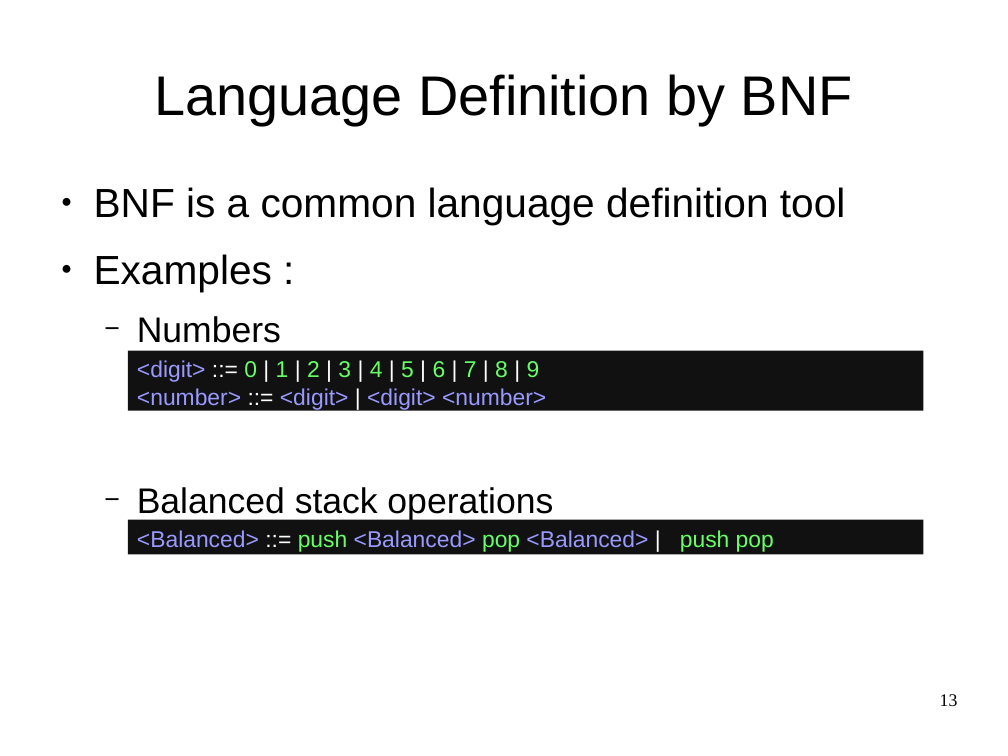
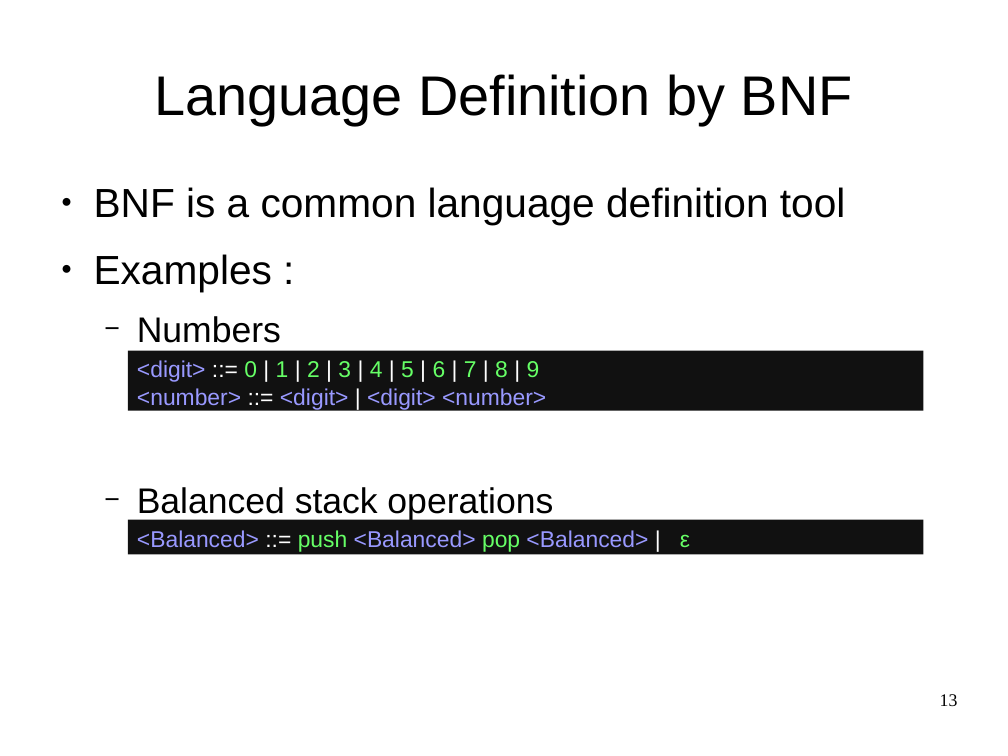
Before and after one commit to OriRoth/fling, a slide deck: slide 13 of Manuscripts/Thesis Seminar/Thesis Seminar.odp. Drawn at 1008x756 pixels with LibreOffice and Linux fonts; fonts in the diff are those of the drawing. Boxes give left, top, right and bottom in pixels: in the first picture for what was removed or moved away, otherwise in the second. Text is boxed around its words. In the diff, an @@ line names an element or a change of style, - is before the commit and + after.

```diff
--- a/Manuscripts/Thesis Seminar/Thesis Seminar.odp
+++ b/Manuscripts/Thesis Seminar/Thesis Seminar.odp
@@ text in rectangle at box(137, 530, 690, 552): text changed @@
-<Balanced> ::= push <Balanced> pop <Balanced> | push pop
+<Balanced> ::= push <Balanced> pop <Balanced> | ε
```
Also in this commit, not shown: 6 other slides changed.
